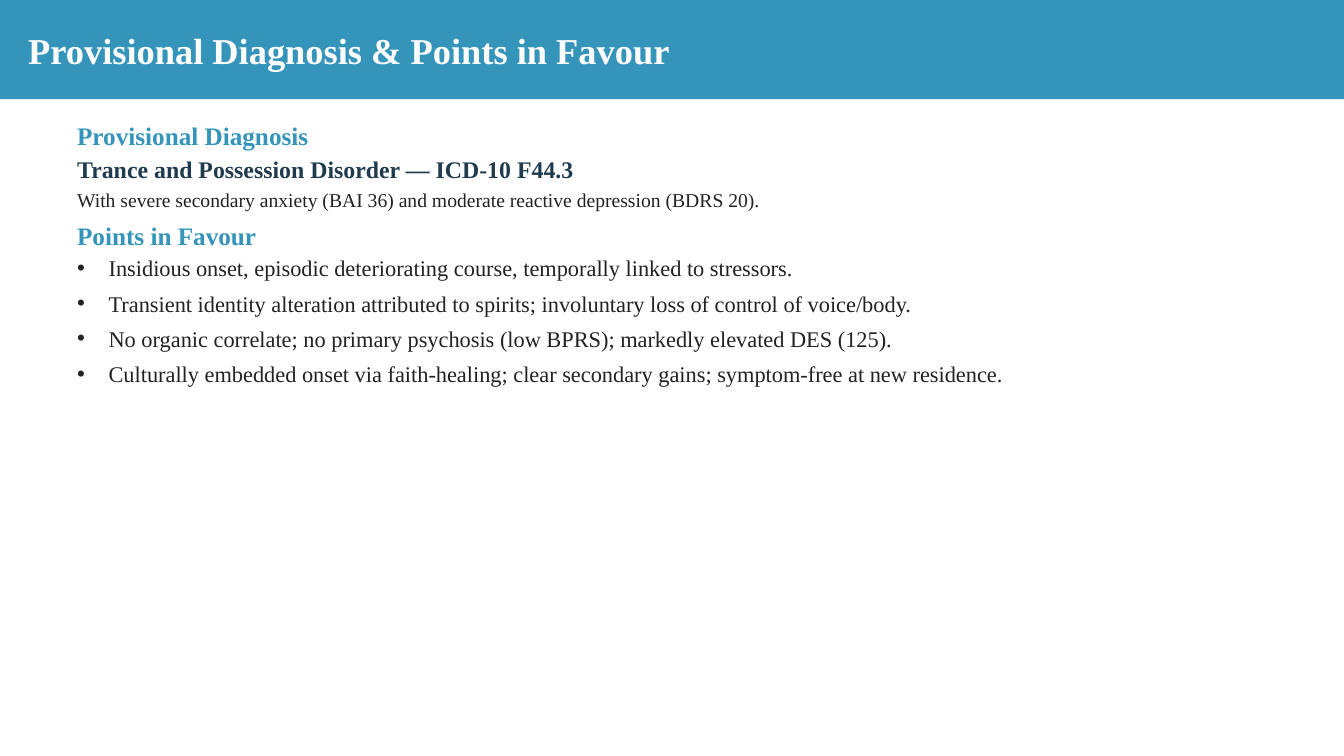
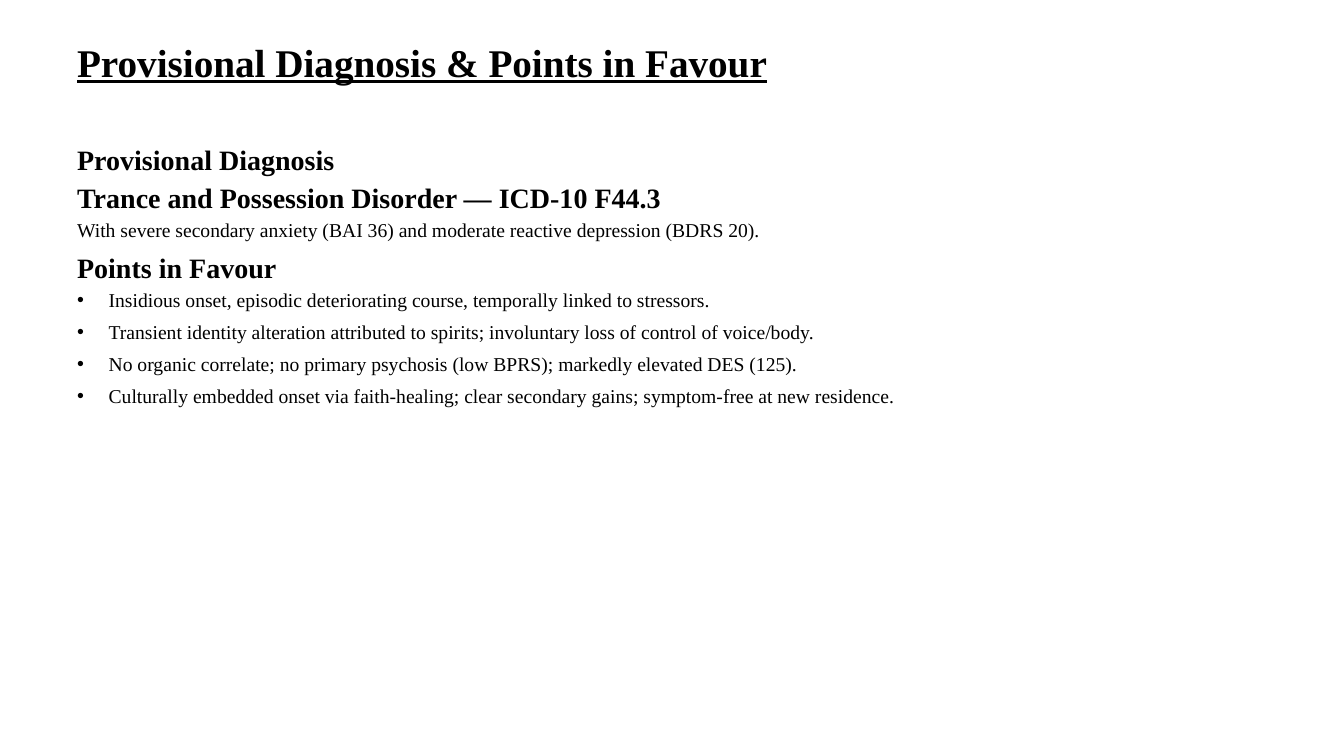
Before and after one commit to tejasdangodra786-byte/Dango-kiro, a slide deck: slide 21 of Mamta_Saini_Case_Conference.pptx. Drawn at 1344x756 pixels with LibreOffice and Linux fonts; fonts in the diff are those of the drawing. Boxes give left, top, right and bottom in pixels: in the first picture for what was removed or moved away, otherwise in the second. Text is boxed around its words. In the diff, an @@ line names an element or a change of style, - is before the commit and + after.

Commit message:
Reformat case-conference PPT: white bg, TNR headings 28pt bold underlined, sub-headings 20pt, content 14pt, all black

```diff
--- a/Mamta_Saini_Case_Conference.pptx
+++ b/Mamta_Saini_Case_Conference.pptx
@@ text "Provisional Diagnosis & Points in ...": place and size @@
-text "Provisional Diagnosis & Points in ..." at <box>0,0,1344,99</box>
+text "Provisional Diagnosis & Points in ..." at <box>77,49,767,84</box>
@@ text "Provisional Diagnosis & Points in ..." at <box>77,49,767,84</box>: size 26 to 28 pt, text colour #FFFFFF to #000000, underline on; vertical alignment middle to top; fill #3494BA to none @@
@@ text "Provisional Diagnosis": place and size @@
-text "Provisional Diagnosis" at <box>77,127,1003,387</box>
+text "Provisional Diagnosis" at <box>77,150,894,408</box>
@@ text "Provisional Diagnosis" at <box>77,150,894,408</box>: size 18 to 20 pt, text colour #3494BA to #000000 in "Provisional Diagnosis", "Points in Favour"; size 17 to 20 pt, text colour #1F3B4D to #000000 in "Trance and Possession Disorder — ICD-10 F44.3"; text colour #222222 to #000000 in "With severe secondary anxiety (BAI 36) and ...", "Insidious onset, episodic deteriorating course, temporally l ...", "Transient identity alteration attributed to spirits; involun ...", "No organic correlate; no primary psychosis (low ..." and 1 more places; size 16 to 14 pt in "Insidious onset, episodic deteriorating course, temporally l ...", "Transient identity alteration attributed to spirits; involun ...", "No organic correlate; no primary psychosis (low ...", "Culturally embedded onset via faith-healing; clear secondary ..." @@
```
Also in this commit, not shown: 33 other slides changed.
